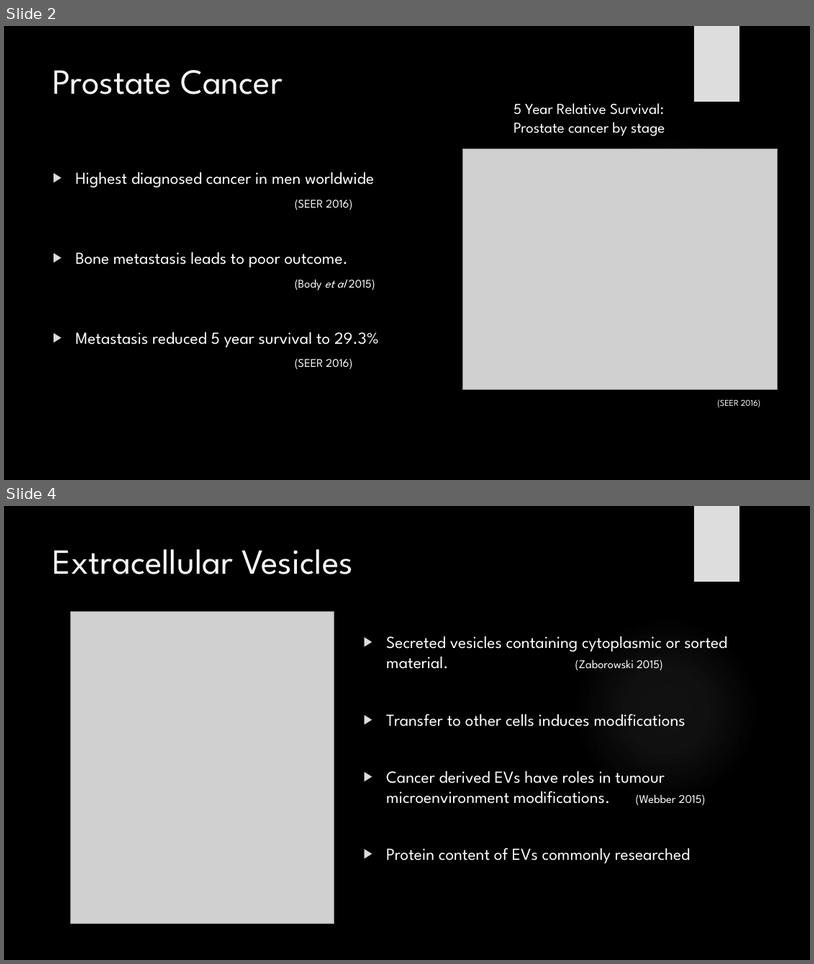
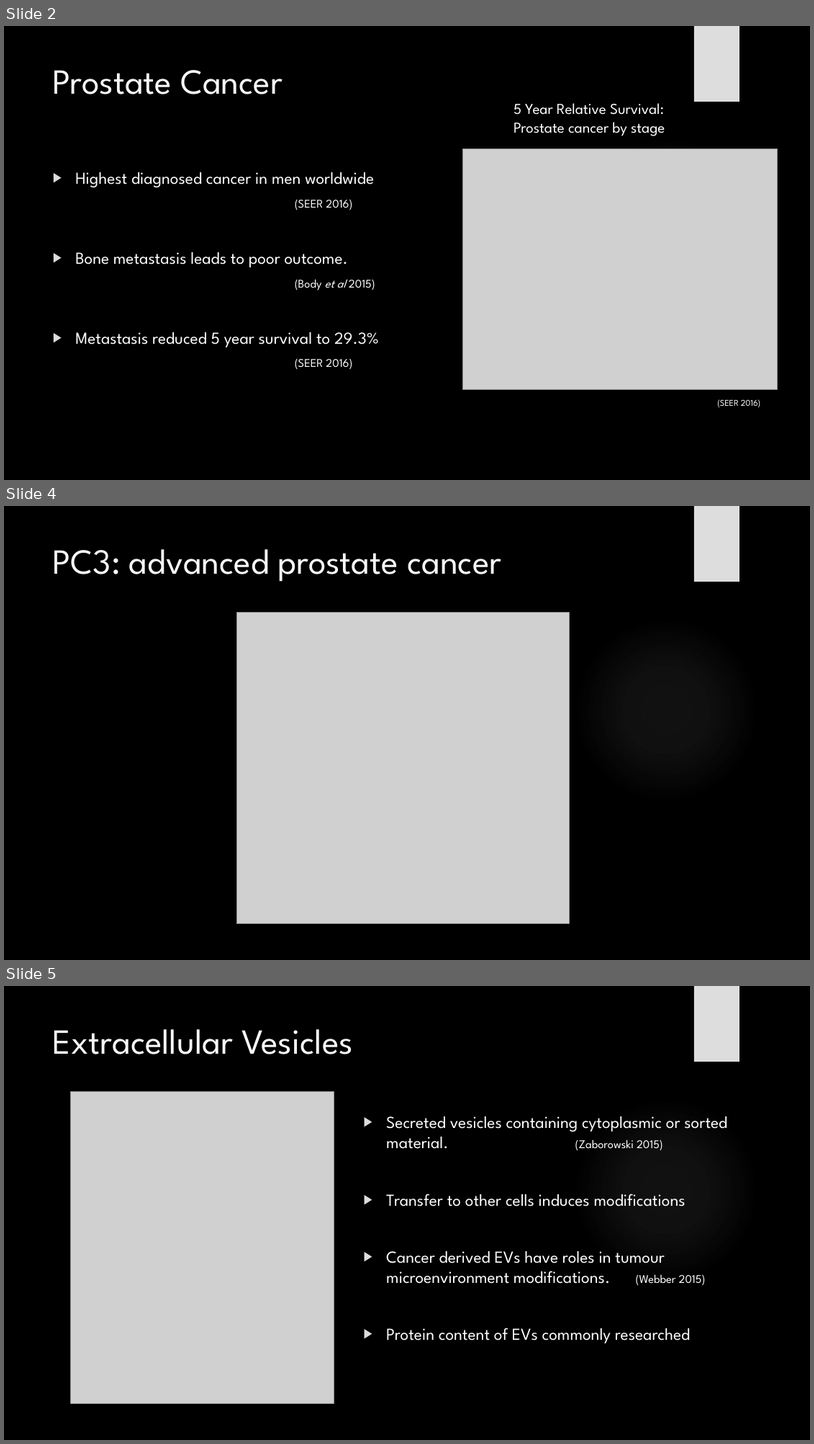
Before and after one commit to HarleyRobinson/Honours2, a slide deck: BackgroundInfo/CollCompBiol.pptx. Shown one above the other, each under a label of ours: slides 2 and 4 before the commit, slides 2, 4 and 5 after it; the slides between them are not shown. The pictures are 814x964 and 814x1444 pixels, drawn with LibreOffice and Linux fonts; fonts in the diff are those of the drawing; grey boxes stand for pictures; background and template pictures are left out. Boxes give left, top, right and bottom in pixels: in the first picture for what was removed or moved away, otherwise in the second. Text is boxed around its words. In the diff, an @@ line names an element or a change of style, - is before the commit and + after.

```diff
--- a/BackgroundInfo/CollCompBiol.pptx
+++ b/BackgroundInfo/CollCompBiol.pptx
@@ slide 4 added at (4,506,810,960), background #000000; not listed: 2 template elements that a slide beside it also shows @@
@@ title added at (53,549,502,582), 42 pt, text #F8F8F8 @@
+PC3: advanced prostate cancer
@@ picture added at (237,612,570,924) @@
@@ what was slide 4 is now slide 5 @@
```
Also in this commit, not shown: 2 slides changed, 1 other slide added, 2 other files.
